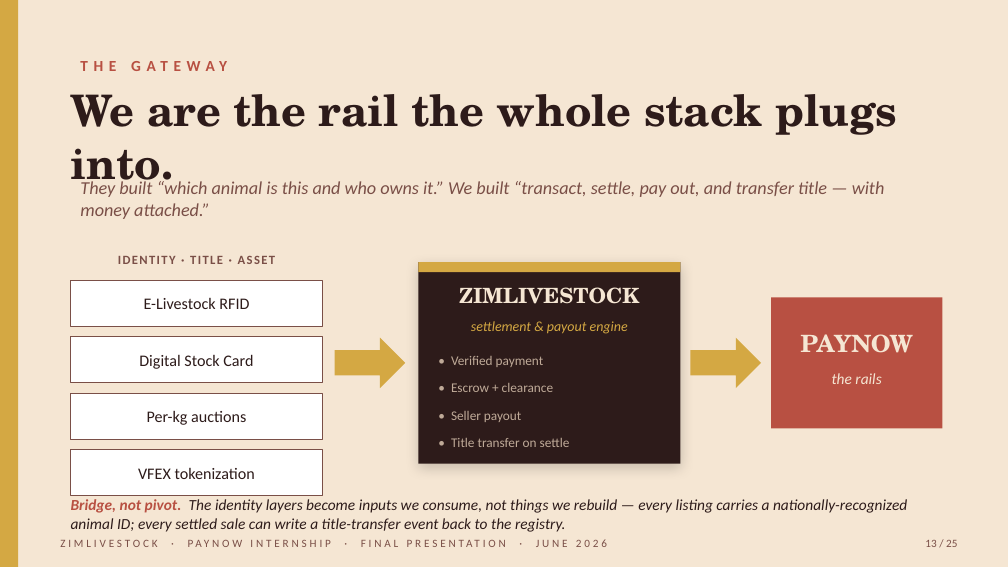
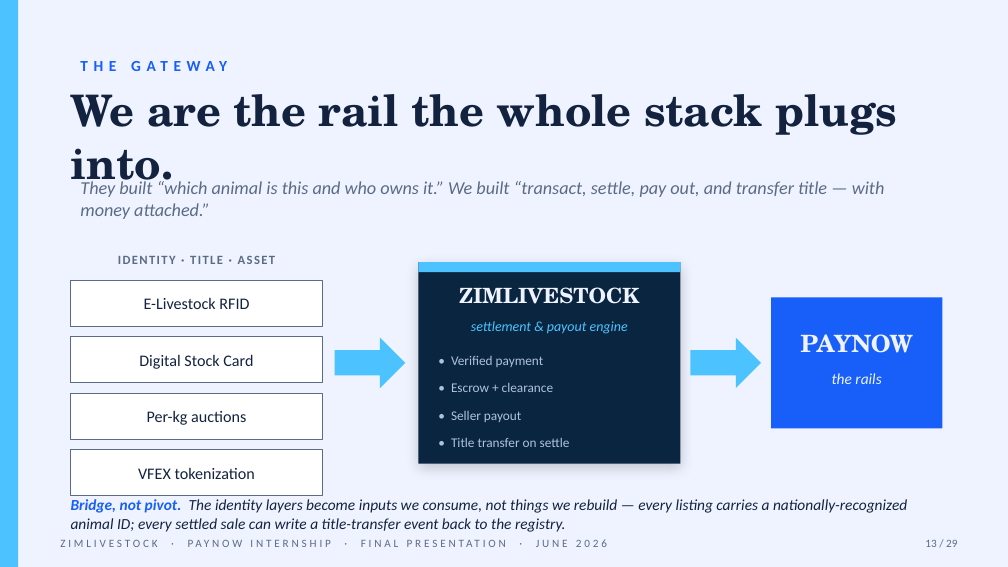
Before and after one commit to muudzo/livestockl, a slide deck: slide 13 of deliverables/internship-return/zimlivestock-final-presentation.pptx. Drawn at 1008x567 pixels with LibreOffice and Linux fonts; fonts in the diff are those of the drawing. Boxes give left, top, right and bottom in pixels: in the first picture for what was removed or moved away, otherwise in the second. Text is boxed around its words. In the diff, an @@ line names an element or a change of style, - is before the commit and + after.

```diff
--- a/deliverables/internship-return/zimlivestock-final-presentation.pptx
+++ b/deliverables/internship-return/zimlivestock-final-presentation.pptx
@@ background #F5E6D3 to #EEF3FF @@
@@ text "THE GATEWAY" at <box>80,61,227,71</box>: text colour #B85042 to #175FF8 @@
@@ rectangle at <box>418,262,680,464</box>: fill #2D1B1A to #0A2540 @@
@@ rectangle at <box>771,297,942,428</box>: fill #B85042 to #175FF8 @@
@@ text "settlement & payout engine" at <box>471,321,628,334</box>: text colour #D4A843 to #4CC3FF @@
@@ fill #D4A843 to #4CC3FF in 4 elements at <box>0,0,18,566</box>, <box>335,338,405,388</box>, <box>418,262,680,272</box>, <box>690,338,761,388</box> @@
@@ text colour #F5E6D3 to #EEF3FF in 3 elements at <box>459,287,639,304</box>, <box>800,334,912,353</box>, <box>832,373,881,384</box> @@
@@ text colour #BFAA98 to #AEC2E0 in 4 elements at <box>451,356,544,367</box>, <box>451,383,553,392</box>, <box>451,411,521,422</box>, <box>451,438,570,447</box> @@
@@ text colour #2D1B1A to #13233F in 5 elements at <box>71,94,897,193</box>, <box>144,298,249,309</box>, <box>139,354,253,369</box>, <box>147,411,246,425</box>, <box>138,468,255,479</box> @@
@@ outline #7A4F47 0.75 pt to #5B6B86 0.75 pt in 4 elements at <box>71,280,323,327</box>, <box>71,337,323,383</box>, <box>71,393,323,439</box>, <box>71,450,323,496</box> @@
@@ text "Bridge, not pivot. The identity ..." at <box>71,499,907,532</box>: text colour #B85042 to #175FF8 in "Bridge, not pivot."; text colour #2D1B1A to #13233F @@
@@ text colour #7A4F47 to #5B6B86 in 3 elements at <box>80,181,885,219</box>, <box>118,256,276,264</box>, <box>60,539,607,547</box> @@
@@ text at <box>925,540,957,547</box>: text changed; text colour #7A4F47 to #5B6B86 @@
-13 / 25
+13 / 29
```
Also in this commit, not shown: 24 other slides changed, 4 slides added, 1 other file.
